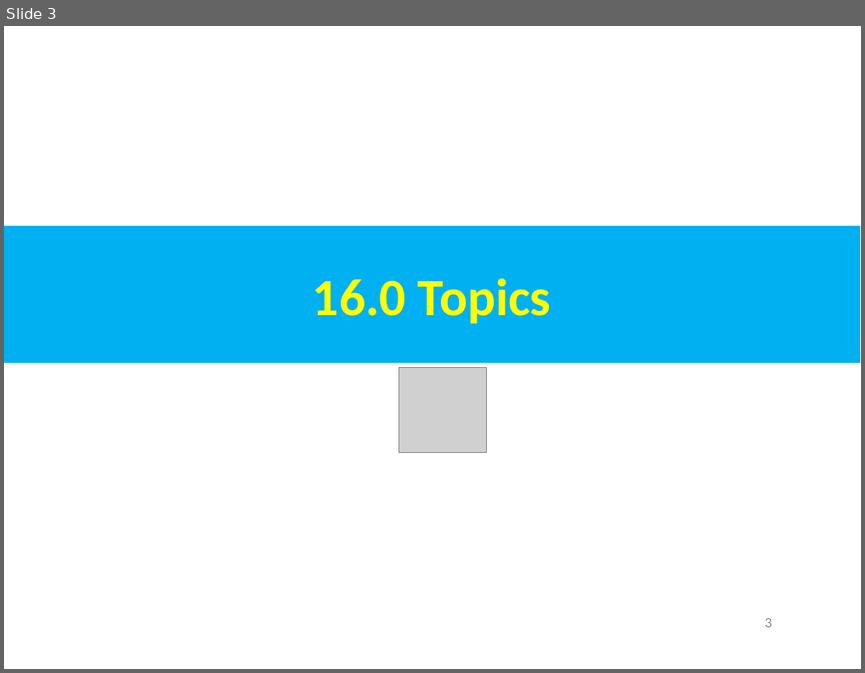
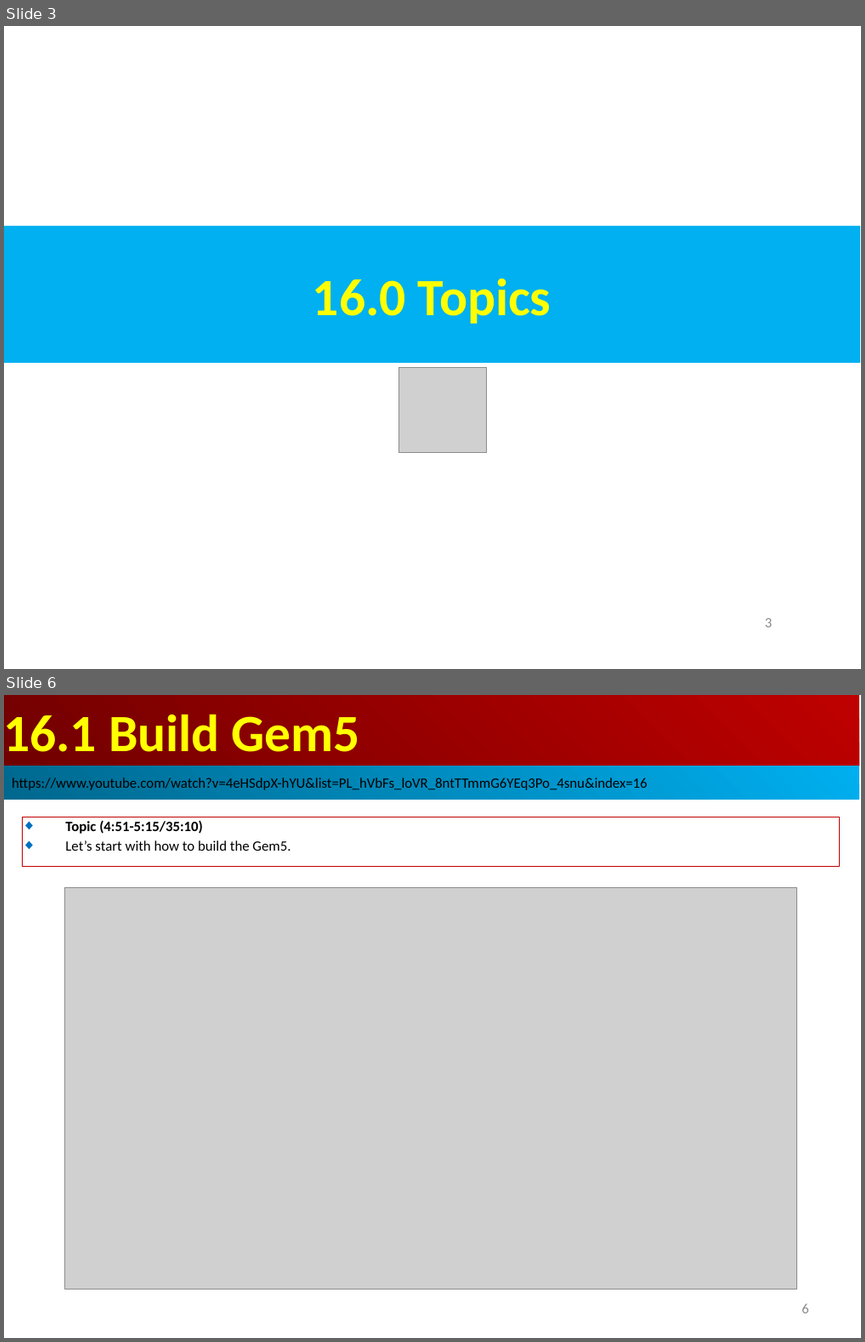
Before and after one commit to peterhchen/AIU_CS850_Gem5_McPAT, a slide deck: 050_Gem5/016.SimObj_01/000_Video/016.SimObj_01.ppt. Shown one above the other, each under a label of ours: slide 3 before the commit, slides 3 and 6 after it; the slides between them are not shown. The pictures are 865x673 and 865x1342 pixels, drawn with LibreOffice and Linux fonts; fonts in the diff are those of the drawing; grey boxes stand for pictures. Boxes give left, top, right and bottom in pixels: in the first picture for what was removed or moved away, otherwise in the second. Text is boxed around its words. In the diff, an @@ line names an element or a change of style, - is before the commit and + after.

```diff
--- a/050_Gem5/016.SimObj_01/000_Video/016.SimObj_01.ppt
+++ b/050_Gem5/016.SimObj_01/000_Video/016.SimObj_01.ppt
@@ slide 6 added at (4, 695, 861, 1338), background #FFFFFF @@
@@ rectangle added at (4, 695, 859, 766), fill gradient #BF0000 to #710000, 44 pt, text #FFFF00, bold @@
+16.1 Build Gem5
@@ rectangle added at (4, 766, 859, 800), fill gradient #00AFEF to #00688E, 12 pt, text #000000 @@
+https://www.youtube.com/watch?v=4eHSdpX-hYU&list=PL_hVbFs_loVR_8ntTTmmG6YEq3Po_4snu&index=16
@@ rectangle added at (22, 817, 840, 867), outline #C00000 0.74 pt, 12 pt, text #000000 @@
+◆ Topic (4:51-5:15/35:10)
+◆ Let’s start with how to build the Gem5.
@@ picture added at (65, 888, 796, 1289) @@
@@ page number added at (801, 1304, 808, 1313), 12 pt, text #8B8B8B @@
+6
```
Also in this commit, not shown: 2 slides changed, 1 other slide added.
